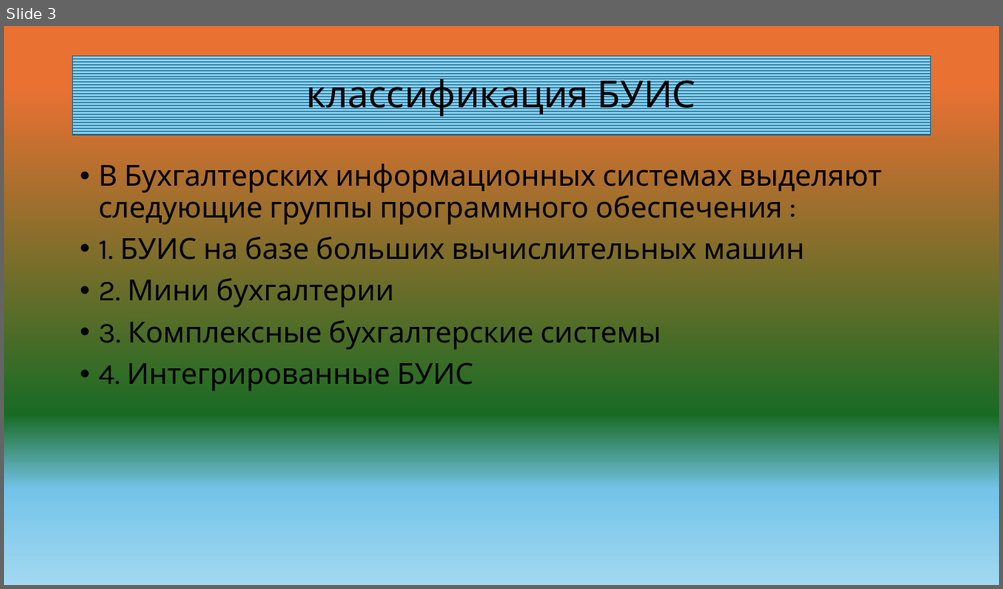
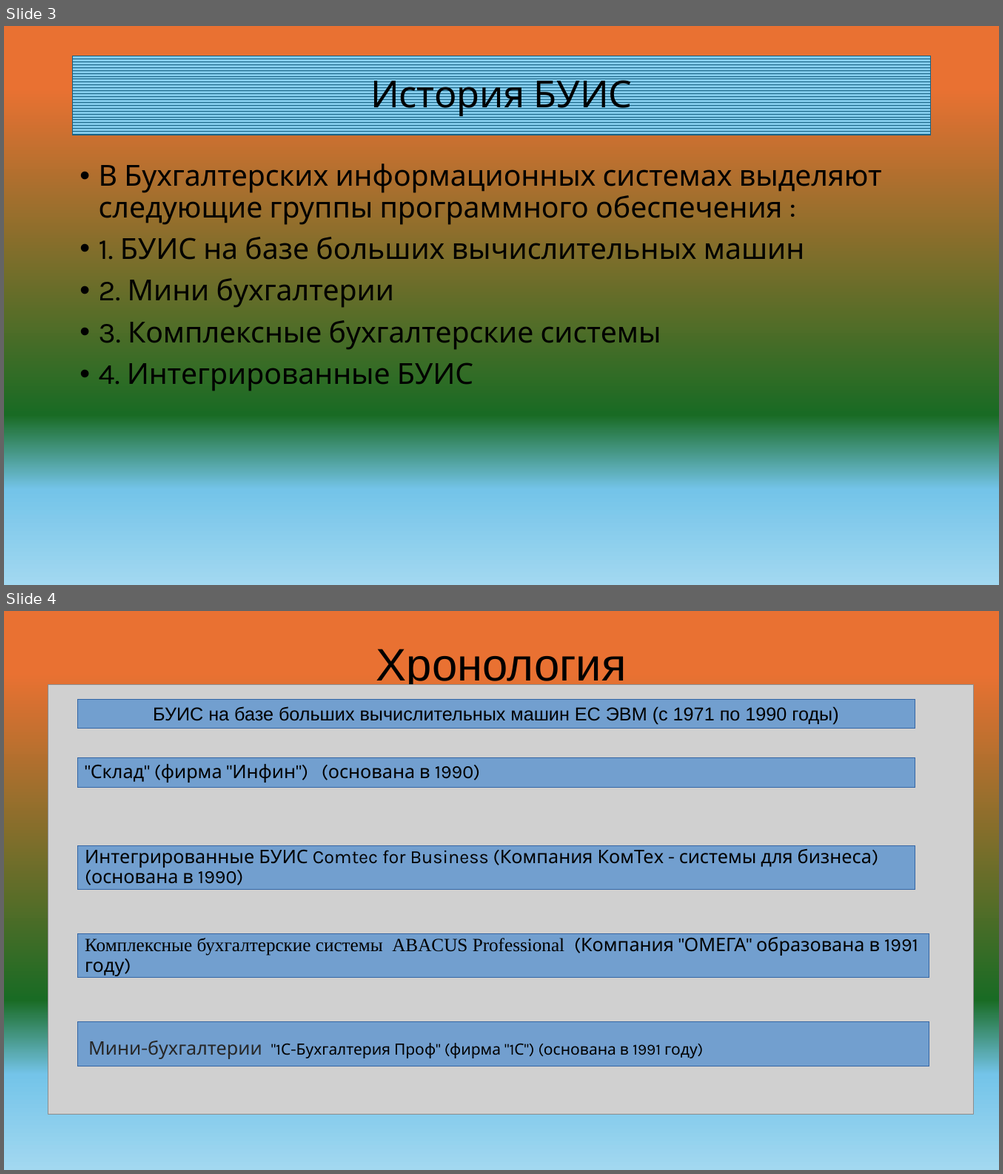
Before and after one commit to Di-Liks/Classification-of-BUIS, a slide deck: классификация БУИС.pptx. Shown one above the other, each under a label of ours: slide 3 before the commit, slides 3 and 4 after it. The pictures are 1003x589 and 1003x1174 pixels, drawn with LibreOffice and Linux fonts; fonts in the diff are those of the drawing; grey boxes stand for pictures. Boxes give left, top, right and bottom in pixels: in the first picture for what was removed or moved away, otherwise in the second. Text is boxed around its words. In the diff, an @@ line names an element or a change of style, - is before the commit and + after.

```diff
--- a/классификация БУИС.pptx
+++ b/классификация БУИС.pptx
@@ slide 4 added at bbox=[4, 611, 999, 1170], background gradient #E97132 to #196B24 to #74C4E9 to #A2D8F0 @@
@@ title added at bbox=[376, 649, 626, 689], 44 pt, text #000000 @@
+Хронология
@@ picture added at bbox=[48, 684, 973, 1115] @@
@@ rectangle added at bbox=[77, 699, 914, 728], fill #729FCF, outline #3465A4 0 pt, 18 pt, text #000000 @@
+БУИС на базе больших вычислительных машин ЕС ЭВМ (с 1971 по 1990 годы)
@@ rectangle added at bbox=[77, 758, 914, 787], fill #729FCF, outline #3465A4 0 pt, 18 pt, text #000000 @@
+"Склад" (фирма "Инфин") (основана в 1990)
@@ rectangle added at bbox=[77, 846, 914, 890], fill #729FCF, outline #3465A4 0 pt, 18 pt, text #000000 @@
+Интегрированные БУИС Comtec for Business (Компания КомТех - системы для бизнеса) (основана в 1990)
@@ rectangle added at bbox=[77, 934, 929, 978], fill #729FCF, outline #3465A4 0 pt, 18 pt, text #000000 @@
+Комплексные бухгалтерские системы ABACUS Professional (Компания "ОМЕГА" образована в 1991 году)
@@ rectangle added at bbox=[77, 1022, 929, 1066], fill #729FCF, outline #3465A4 0 pt, 15 pt, text #000000 @@
+Мини-бухгалтерии "1С-Бухгалтерия Проф" (фирма "1С") (основана в 1991 году)
@@ slide 3 changed as well @@
@@ title at bbox=[370, 73, 632, 116]: text changed @@
-классификация БУИС
+История БУИС
```
Also in this commit, not shown: 6 other slides changed, 1 other slide added.
